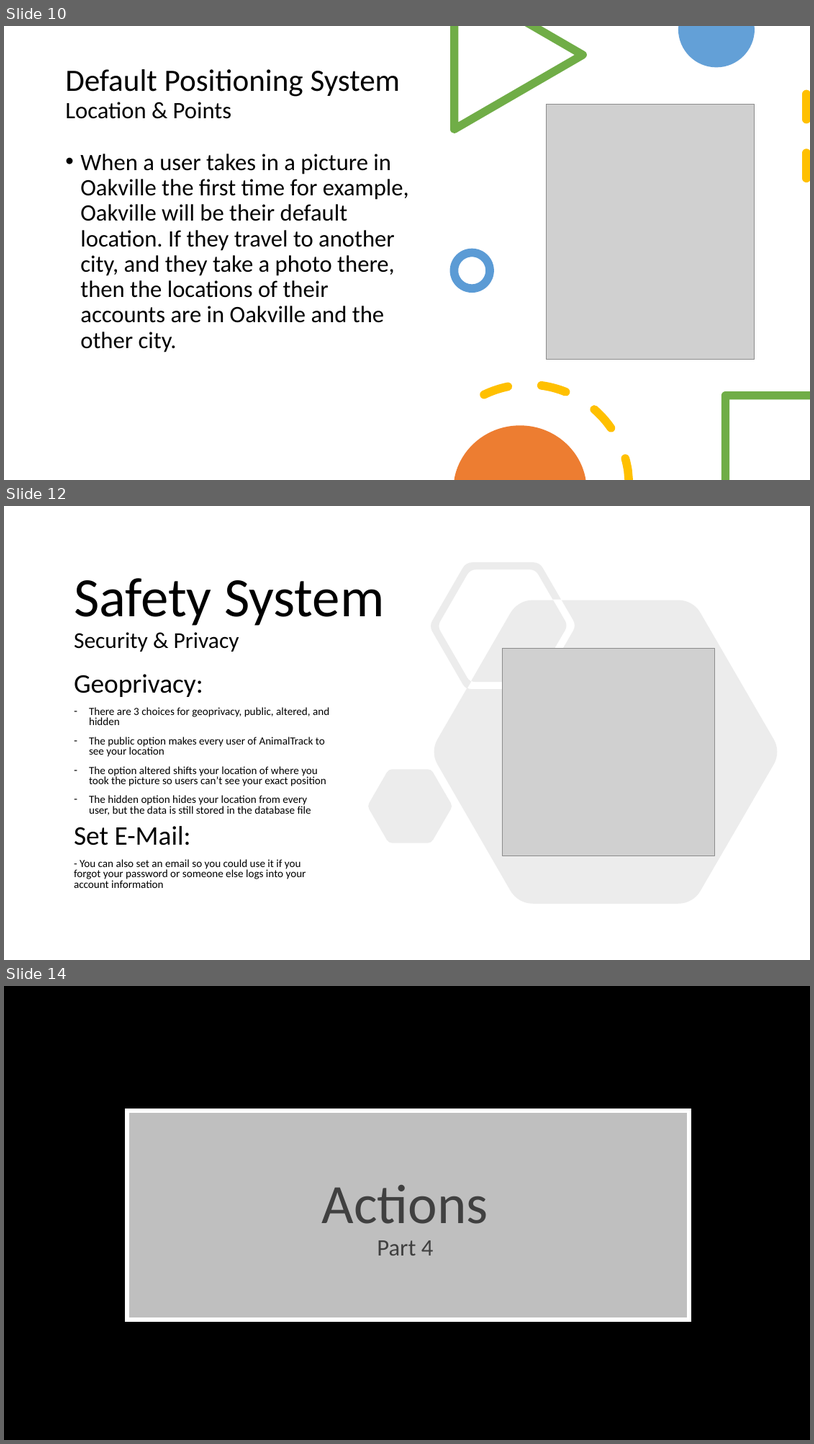
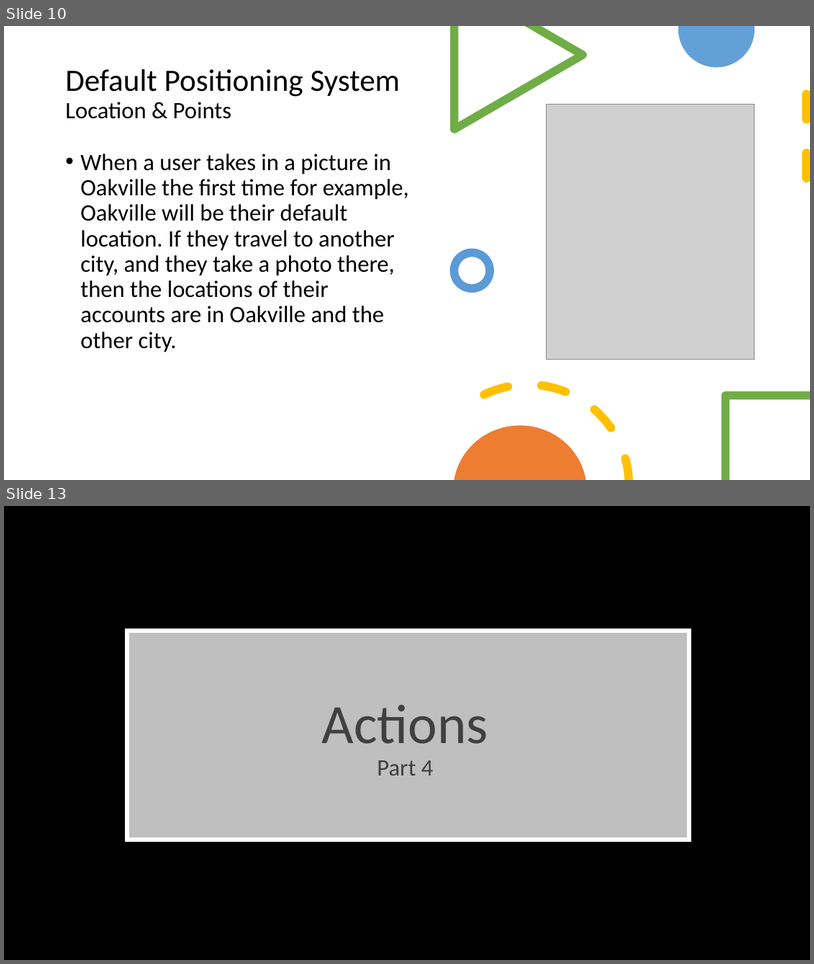
Before and after one commit to animaltrackapp/AnimalTrack, a slide deck: office_files/MARKET_PPT.pptx. Shown one above the other, each under a label of ours: slides 10, 12 and 14 before the commit, slides 10 and 13 after it; the slides between them are not shown. The pictures are 814x1444 and 814x964 pixels, drawn with LibreOffice and Linux fonts; fonts in the diff are those of the drawing; grey boxes stand for pictures; background and template pictures are left out. Boxes give left, top, right and bottom in pixels: in the first picture for what was removed or moved away, otherwise in the second. Text is boxed around its words. In the diff, an @@ line names an element or a change of style, - is before the commit and + after.

```diff
--- a/office_files/MARKET_PPT.pptx
+++ b/office_files/MARKET_PPT.pptx
@@ slide 12 removed at box(4, 506, 810, 960), background #FFFFFF @@
@@ freeform shape removed at box(369, 562, 778, 903) @@
@@ title removed at box(74, 578, 384, 651) @@
-Safety System
-Security & Privacy
@@ picture removed at box(502, 648, 715, 856) @@
@@ text removed at box(74, 674, 329, 888) @@
-Geoprivacy:
-– There are 3 choices for geoprivacy, public, altered, and hidden
-– The public option makes every user of AnimalTrack to see your location
-– The option altered shifts your location of where you took the picture so users can’t see your exact position
-– The hidden option hides your location from every user, but the data is still stored in the database file
-Set E-Mail:
-- You can also set an email so you could use it if you forgot your password or someone else logs into your account information
@@ what was slide 14 is now slide 13 @@
```
Also in this commit, not shown: 5 slides changed, 1 other file.
